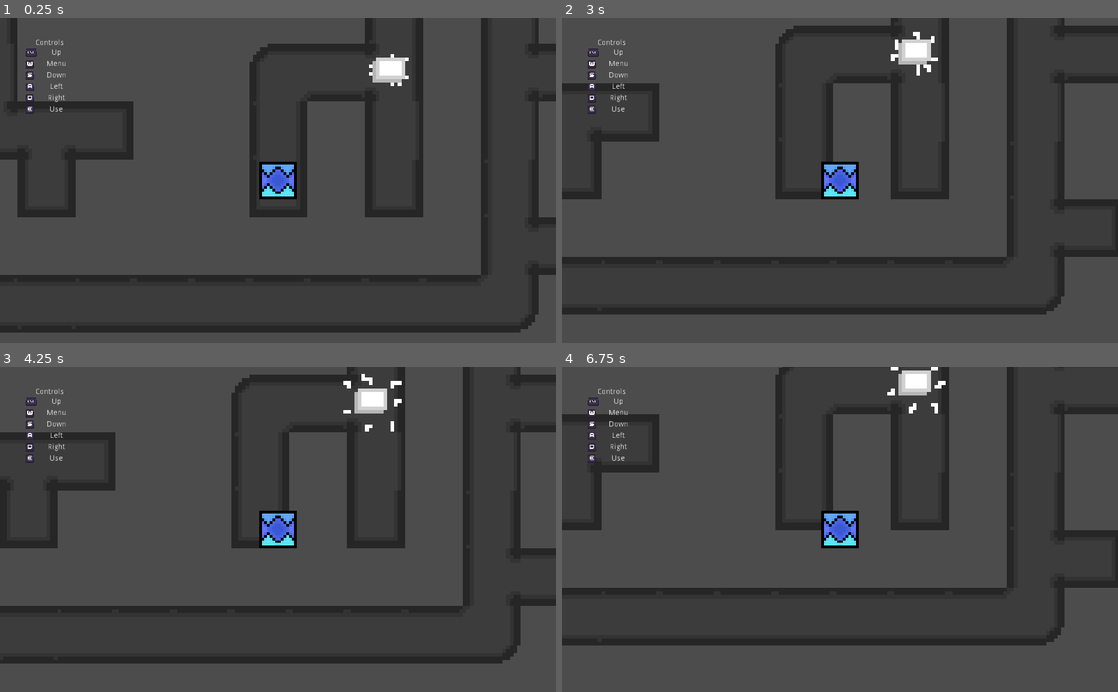
Above: before the commit, frames 1-4 (two rows, left to right).
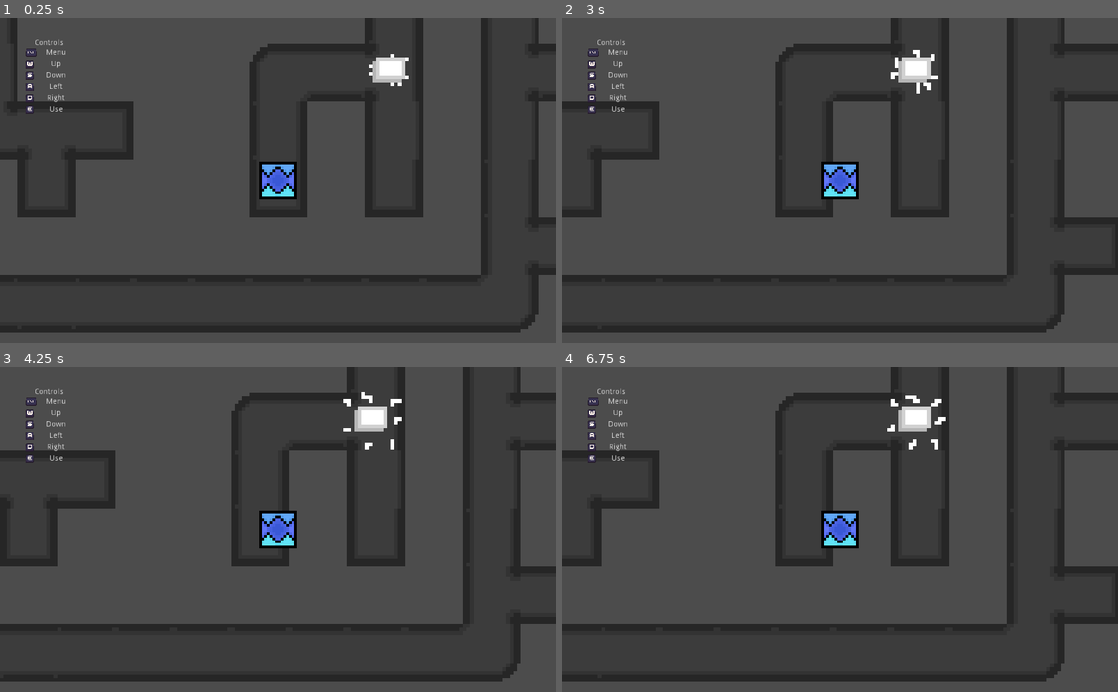
Above: after the commit, the same moments.

Repository: FlashDaggerX/Rendoki
Game: Godot game, scene res://levels/Level.tscn
Two runs of this game, one before a commit and one after it. Both use one fixed random seed, a clock stepped at 60 frames per second and the inputs below.
Inputs:
- Up to frame 1 (0.25 s): no input
- Up to frame 2 (3 s): hold D (ren_right) 0.53-1.28 s; hold E (ren_use) 0.53-1.28 s; hold S (ren_down) 1.28-2.03 s; tap E (ren_use) at 1.35, 2.85 s; hold D (ren_right) 2.03-2.78 s; hold E (ren_use) 2.03-2.78 s; hold W (ren_up, bound only after the commit) from 2.78 s (still down)
- Up to frame 3 (4.25 s): release W (ren_up, bound only after the commit) at 3.53 s; hold A (ren_left) from 3.53 s (still down); hold E (ren_use) from 3.53 s (still down)
- Up to frame 4 (6.75 s): release E (ren_use) at 4.28 s; tap E (ren_use) at 4.35, 5.85 s; release A (ren_left) at 5.03 s; hold S (ren_down) 5.03-5.78 s; hold E (ren_use) 5.03-5.78 s; hold D (ren_right) 5.78-6.53 s; hold W (ren_up, bound only after the commit) from 6.53 s (still down); hold E (ren_use) from 6.53 s (still down)

The runs differ from the first frame. In frame 1, 0.2% of the frame differs, in the area x 6-12%, y 6-26%; in frame 2, 11%; in frame 3, 11%; in frame 4, 12%, in the area x 0-100%, y 0-97%.

Commit message:
The control text is now ordered properly in GameControls.move_ui_header

Diff:
--- a/globals/InputRandomizer.gd
+++ b/globals/InputRandomizer.gd
@@ -1,20 +1,53 @@
 extends Node
 
-signal remapped (old_key, new_key)
+signal switch (old_key, new_key)
+signal snap (key)
+signal fix (key)
 
 
 # Remaps the action according to the action list in $ControlStatus
 func remap_action(action, key):
-	# Index 0, since we only use keyboard controls for now.
-	var old_key = get_current_action_map(action)[0].get_scancode()
-
 	var new_input = InputEventKey.new()
 	new_input.set_scancode(key)
 
 	InputMap.action_erase_events(action)
 	InputMap.action_add_event(action, new_input)
-	emit_signal("remapped", old_key, key)
 
 
-func get_current_action_map(action):
-	return InputMap.get_action_list(action)
+func event_switch():
+	var avail_actions = []
+	if true: # New body for slicing actions into avail_actions
+		var actions = InputMap.get_actions()
+		# Uses 13 as a constant, because there are 13 actions we can't delete...
+		avail_actions = actions.slice(13, len(actions))
+
+	randomize()
+	var f_action = avail_actions[randi() % len(avail_actions)]
+	# Index 0, since we only use keyboard controls for now.
+	var old_key = InputMap.get_action_list(f_action)[0].get_scancode()
+
+	randomize()
+	var t_action = avail_actions[randi() % len(avail_actions)]
+	if t_action == f_action:
+		t_action = avail_actions[0]
+	var new_key = InputMap.get_action_list(t_action)[0].get_scancode()
+
+	# TODO: Switches the display, but not the keybinding
+	print(f_action, new_key)
+	print(t_action, old_key)
+	remap_action(f_action, new_key)
+	remap_action(t_action, old_key)
+
+	emit_signal("switch", old_key, new_key)
+
+
+func event_snap():
+	pass
+
+
+func event_fix():
+	pass
+
+
+func has_snapped(action):
+	return not InputMap.has_action(action)
--- /dev/null
+++ b/globals/KeyTextures.gd
@@ -0,0 +1,16 @@
+class_name KeyTextures
+extends Reference
+
+"""
+A reference file that holds texture constants.
+"""
+
+const TXT_SNAP = preload("res://assets/sprites/atlas_button_special_snap.tres")
+const TXT_FIX = preload("res://assets/sprites/atlas_button_special_fix.tres")
+const TXT_SWITCH = preload("res://assets/sprites/atlas_button_special_snap.tres")
+const TXT_ESC = preload("res://assets/sprites/atlas_button_esc.tres")
+const TXT_W = preload("res://assets/sprites/atlas_button_w.tres")
+const TXT_S = preload("res://assets/sprites/atlas_button_s.tres")
+const TXT_A = preload("res://assets/sprites/atlas_button_a.tres")
+const TXT_D = preload("res://assets/sprites/atlas_button_d.tres")
+const TXT_E = preload("res://assets/sprites/atlas_button_e.tres")
--- a/levels/GameControls.gd
+++ b/levels/GameControls.gd
@@ -1,23 +1,60 @@
 extends VBoxContainer
 
 # In the order of $ControlStatus/Icons
-enum {A_ESC, A_W, A_S, A_A, A_D}
+enum {A_ESC, A_W, A_S, A_A, A_D, A_E}
 
+onready var _actic = $ControlStatus/Icons
 onready var _actui = $ControlStatus/Actions
 
 
 func _ready():
-	InputRandomizer.connect("remapped", self, "_on_key_remap")
-	InputRandomizer.remap_action("ren_up", KEY_ESCAPE)
+	InputRandomizer.connect("switch", self, "_on_input_switch")
 
 
-func _on_key_remap(old_key, new_key):
-	move_ui_header(translate_key(old_key), translate_key(new_key))
+func _on_input_switch(old_key, new_key):
+	old_key = translate_key(old_key)
+	new_key = translate_key(new_key)
+
+	change_text_switch(old_key, new_key)
+	move_ui_header(old_key, new_key)
+
+	return_text(old_key)
+	return_text(new_key)
 
 
 # Moves the action label from f_key to t_key
 func move_ui_header(f_key, t_key):
-	_actui.move_child(_actui.get_child(f_key), t_key)
+	# move_child() doesn't preserve any keys it hasn't touched.
+	#_actui.move_child(_actui.get_child(f_key), t_key)
+	var f_node = _actui.get_child(f_key)
+	var t_node = _actui.get_child(t_key)
+
+	var t_text = t_node.get_text()
+	t_node.set_text(f_node.get_text())
+	f_node.set_text(t_text)
+
+
+func change_text_snap(key):
+	_actic.get_child(key).set_texture(KeyTextures.TXT_SNAP)
+
+
+func change_text_switch(f_key, t_key):
+	_actic.get_child(f_key).set_texture(KeyTextures.TXT_SWITCH)
+	_actic.get_child(t_key).set_texture(KeyTextures.TXT_SWITCH)
+
+
+func change_text_fix(key):
+	_actic.get_child(key).set_texture(KeyTextures.TXT_FIX)
+
+
+func return_text(key):
+	match key:
+		A_W: _actic.get_child(A_W).set_texture(KeyTextures.TXT_W)
+		A_S: _actic.get_child(A_S).set_texture(KeyTextures.TXT_S)
+		A_A: _actic.get_child(A_A).set_texture(KeyTextures.TXT_A)
+		A_D: _actic.get_child(A_D).set_texture(KeyTextures.TXT_D)
+		A_E: _actic.get_child(A_E).set_texture(KeyTextures.TXT_E)
+		A_ESC: return _actic.get_child(A_ESC).set_texture(KeyTextures.TXT_ESC)
 
 
 func translate_key(key):
@@ -26,5 +63,6 @@
 		KEY_S: return A_S
 		KEY_A: return A_A
 		KEY_D: return A_D
+		KEY_E: return A_E
 		KEY_ESCAPE: return A_ESC
 		_: return -1
--- a/levels/Level.tscn
+++ b/levels/Level.tscn
@@ -23,9 +23,9 @@
 }
 
 [node name="GameControls" type="VBoxContainer" parent="UI/Control"]
-margin_left = 47.0219
+margin_left = 47.0
 margin_top = 39.0
-margin_right = 136.022
+margin_right = 135.0
 margin_bottom = 178.0
 script = ExtResource( 10 )
 __meta__ = {
@@ -34,14 +34,14 @@
 }
 
 [node name="Title" type="Label" parent="UI/Control/GameControls"]
-margin_right = 89.0
+margin_right = 88.0
 margin_bottom = 14.0
 text = "Controls"
 align = 1
 
 [node name="ControlStatus" type="HBoxContainer" parent="UI/Control/GameControls"]
 margin_top = 18.0
-margin_right = 89.0
+margin_right = 88.0
 margin_bottom = 139.0
 size_flags_vertical = 3
 
@@ -94,48 +94,48 @@
 
 [node name="Actions" type="VBoxContainer" parent="UI/Control/GameControls/ControlStatus"]
 margin_left = 25.0
-margin_right = 89.0
+margin_right = 88.0
 margin_bottom = 121.0
 size_flags_horizontal = 3
 custom_constants/separation = 7
 
-[node name="RenMenu" type="Label" parent="UI/Control/GameControls/ControlStatus/Actions"]
-margin_right = 64.0
+[node name="ESC" type="Label" parent="UI/Control/GameControls/ControlStatus/Actions"]
+margin_right = 63.0
 margin_bottom = 14.0
 text = "Menu"
 align = 1
 
-[node name="RenUp" type="Label" parent="UI/Control/GameControls/ControlStatus/Actions"]
+[node name="W" type="Label" parent="UI/Control/GameControls/ControlStatus/Actions"]
 margin_top = 21.0
-margin_right = 64.0
+margin_right = 63.0
 margin_bottom = 35.0
 text = "Up"
 align = 1
 
-[node name="RenDown" type="Label" parent="UI/Control/GameControls/ControlStatus/Actions"]
+[node name="S" type="Label" parent="UI/Control/GameControls/ControlStatus/Actions"]
 margin_top = 42.0
-margin_right = 64.0
+margin_right = 63.0
 margin_bottom = 56.0
 text = "Down"
 align = 1
 
-[node name="RenLeft" type="Label" parent="UI/Control/GameControls/ControlStatus/Actions"]
+[node name="A" type="Label" parent="UI/Control/GameControls/ControlStatus/Actions"]
 margin_top = 63.0
-margin_right = 64.0
+margin_right = 63.0
 margin_bottom = 77.0
 text = "Left"
 align = 1
 
-[node name="RenRight" type="Label" parent="UI/Control/GameControls/ControlStatus/Actions"]
+[node name="D" type="Label" parent="UI/Control/GameControls/ControlStatus/Actions"]
 margin_top = 84.0
-margin_right = 64.0
+margin_right = 63.0
 margin_bottom = 98.0
 text = "Right"
 align = 1
 
-[node name="RenUse" type="Label" parent="UI/Control/GameControls/ControlStatus/Actions"]
+[node name="E" type="Label" parent="UI/Control/GameControls/ControlStatus/Actions"]
 margin_top = 105.0
-margin_right = 64.0
+margin_right = 63.0
 margin_bottom = 119.0
 text = "Use"
 align = 1
--- a/project.godot
+++ b/project.godot
@@ -8,9 +8,14 @@
 
 config_version=4
 
-_global_script_classes=[  ]
+_global_script_classes=[ {
+"base": "Reference",
+"class": "KeyTextures",
+"language": "GDScript",
+"path": "res://globals/KeyTextures.gd"
+} ]
 _global_script_class_icons={
-
+"KeyTextures": ""
 }
 
 [application]
@@ -54,6 +59,11 @@
 
 [input]
 
+ren_menu={
+"deadzone": 0.5,
+"events": [ Object(InputEventKey,"resource_local_to_scene":false,"resource_name":"","device":0,"alt":false,"shift":false,"control":false,"meta":false,"command":false,"pressed":false,"scancode":16777217,"unicode":0,"echo":false,"script":null)
+ ]
+}
 ren_up={
 "deadzone": 0.5,
 "events": [ Object(InputEventKey,"resource_local_to_scene":false,"resource_name":"","device":0,"alt":false,"shift":false,"control":false,"meta":false,"command":false,"pressed":false,"scancode":87,"unicode":0,"echo":false,"script":null)
@@ -79,11 +89,6 @@
 "events": [ Object(InputEventKey,"resource_local_to_scene":false,"resource_name":"","device":0,"alt":false,"shift":false,"control":false,"meta":false,"command":false,"pressed":false,"scancode":69,"unicode":0,"echo":false,"script":null)
  ]
 }
-ren_menu={
-"deadzone": 0.5,
-"events": [ Object(InputEventKey,"resource_local_to_scene":false,"resource_name":"","device":0,"alt":false,"shift":false,"control":false,"meta":false,"command":false,"pressed":false,"scancode":16777217,"unicode":0,"echo":false,"script":null)
- ]
-}
 
 [rendering]
 
